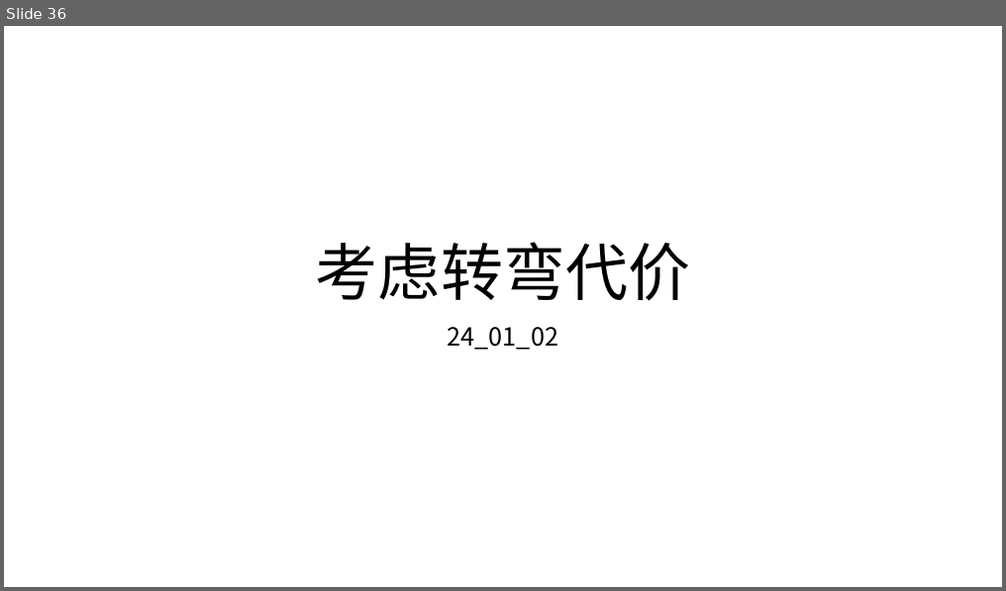
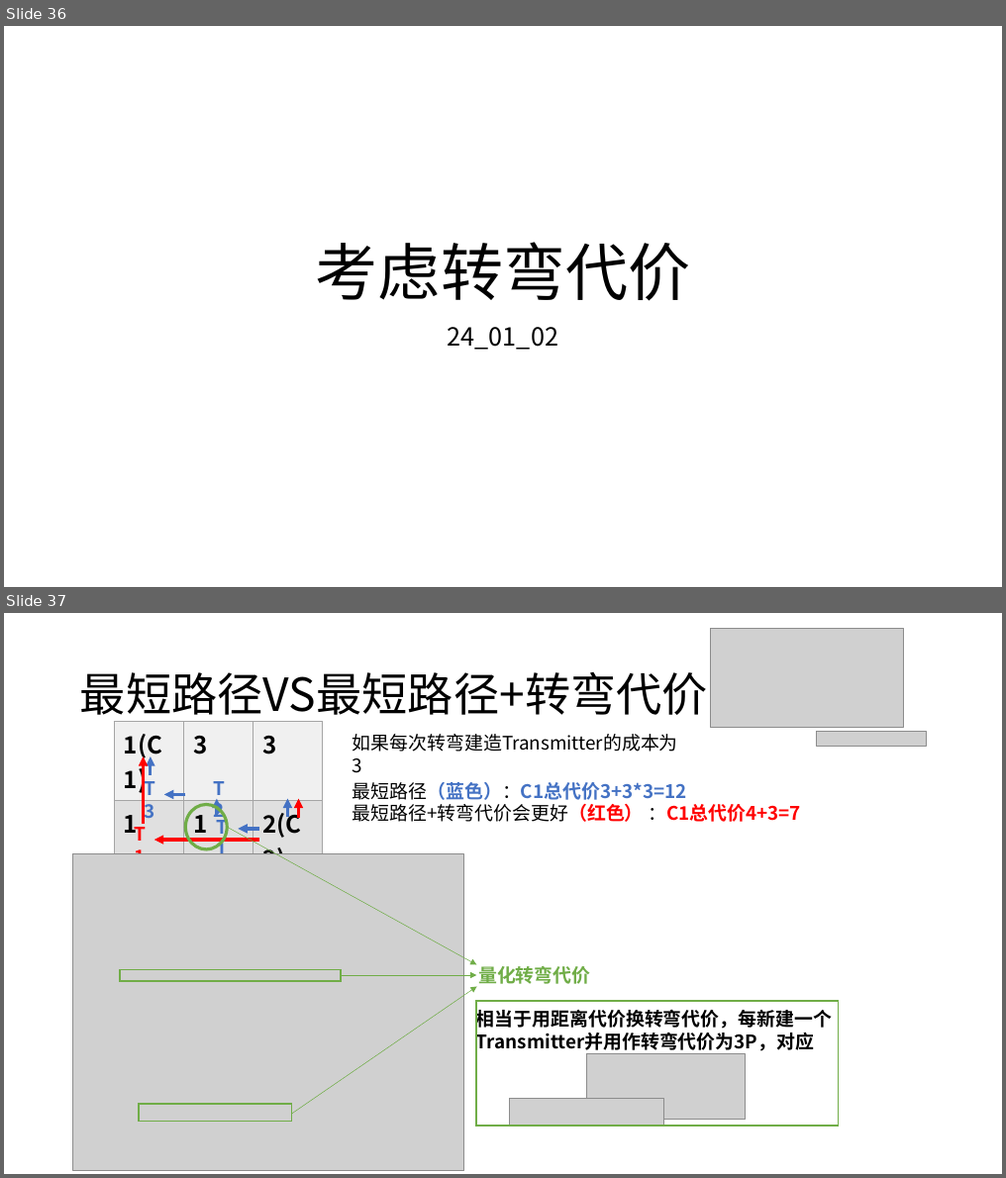
Before and after one commit to HuangDDU/hzy_algorithm, a slide deck: huawei/日志记录.pptx. Shown one above the other, each under a label of ours: slide 36 before the commit, slides 36 and 37 after it. The pictures are 1006x591 and 1006x1178 pixels, drawn with LibreOffice and Linux fonts; fonts in the diff are those of the drawing; grey boxes stand for pictures. Boxes give left, top, right and bottom in pixels: in the first picture for what was removed or moved away, otherwise in the second. Text is boxed around its words. In the diff, an @@ line names an element or a change of style, - is before the commit and + after.

```diff
--- a/huawei/日志记录.pptx
+++ b/huawei/日志记录.pptx
@@ slide 37 added at [4,613,1002,1174], background #FFFFFF @@
@@ picture added at [711,628,904,727] @@
@@ title added at [80,672,708,723], 44 pt, text #000000 @@
+最短路径VS最短路径+转弯代价
@@ table added at [114,722,323,859], 3 rows, 3 columns @@
+1(C1) | 3 | 3
+1 | 1 | 2(C2)
+2 | 1 | 3(P)
@@ picture added at [817,731,927,747] @@
@@ arrow added from (144, 823) to (144, 757), #FF0000 3 pt @@
@@ text added at [352,734,678,752], 18 pt, text #000000 @@
+如果每次转弯建造Transmitter的成本为3
@@ text added at [137,773,172,803], 18 pt, text #4472C4, bold @@
+T3
@@ text added at [207,773,243,803], 18 pt, text #4472C4, bold @@
+T2
@@ text added at [352,782,801,822], 18 pt, text #000000, bold @@
+最短路径（蓝色）：C1总代价3+3*3=12
+最短路径+转弯代价会更好（红色） ：C1总代价4+3=7
@@ text added at [127,820,162,850], 18 pt, text #FF0000, bold @@
+T1
@@ group added at [151,757,288,829]: 5 arrows @@
@@ text added at [209,812,245,842], 18 pt, text #4472C4, bold @@
+T1
@@ arrow added from (299, 818) to (299, 799), #FF0000 3 pt @@
@@ arrow added from (259, 840) to (154, 840), #FF0000 3 pt @@
@@ picture added at [73,854,463,1170] @@
@@ group added at [120,805,590,1121]: 3 arrows, 2 rectangles, 1 ellipse, 1 text @@
+量化转弯代价
@@ group added at [476,1001,839,1126]: 2 pictures, 1 text, 1 rectangle @@
+相当于用距离代价换转弯代价，每新建一个Transmitter并用作转弯代价为3P，对应
```
Also in this commit, not shown: 1 slide changed, 1 other slide added, 8 other files.
